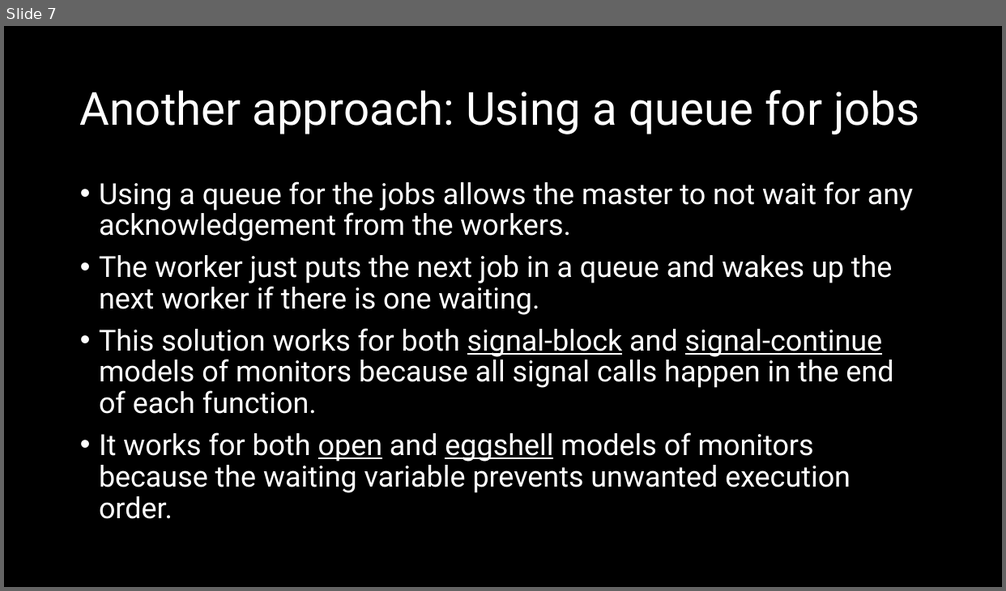
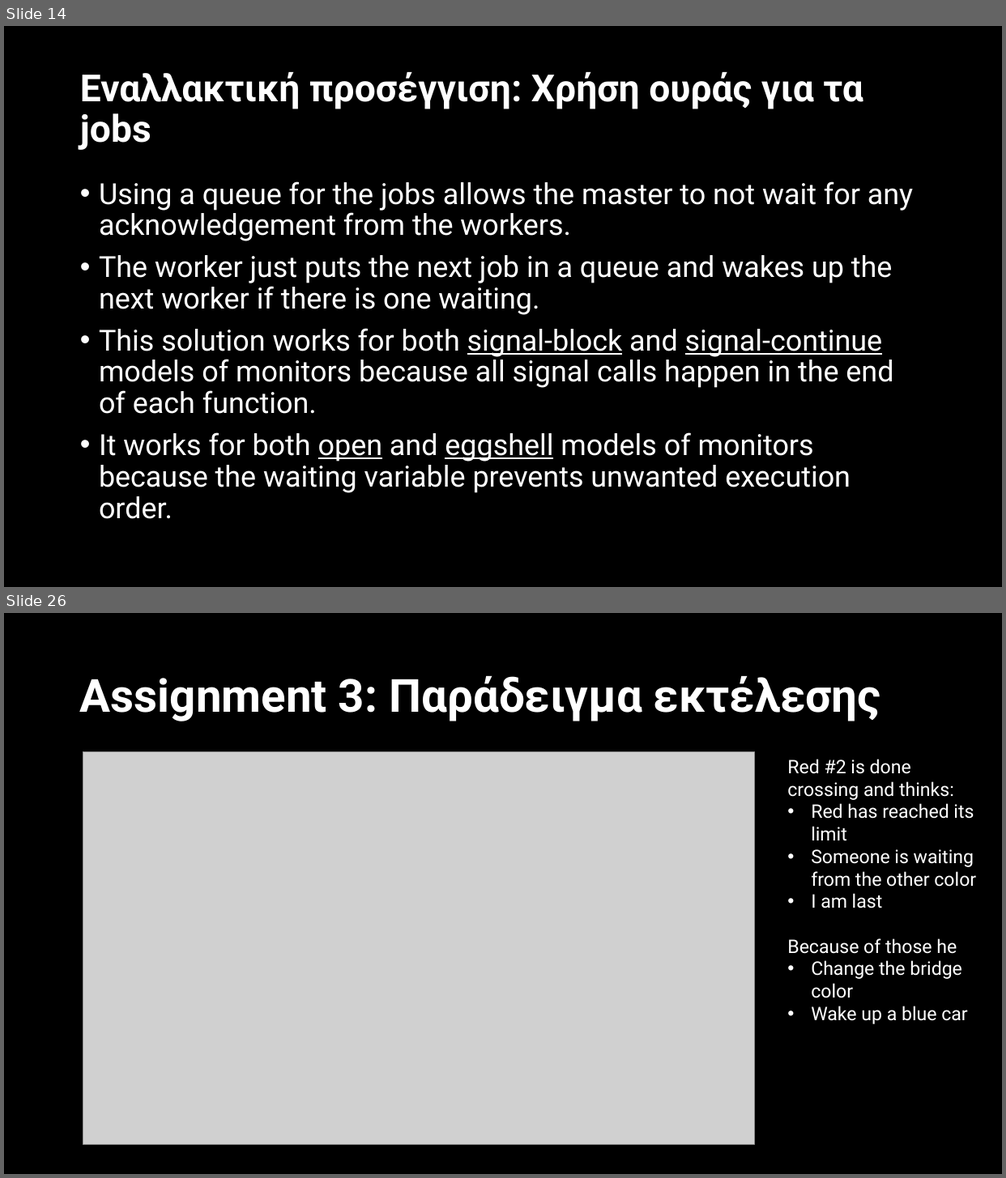
Before and after one commit to ACrispyCookie/ECE321-Concurrent-Programming, a slide deck: Project3/G9-3.pptx. Shown one above the other, each under a label of ours: slide 7 before the commit, slides 14 and 26 after it; the slides between them are not shown. The pictures are 1006x591 and 1006x1178 pixels, drawn with LibreOffice and Linux fonts; fonts in the diff are those of the drawing; grey boxes stand for pictures. Boxes give left, top, right and bottom in pixels: in the first picture for what was removed or moved away, otherwise in the second. Text is boxed around its words. In the diff, an @@ line names an element or a change of style, - is before the commit and + after.

```diff
--- a/Project3/G9-3.pptx
+++ b/Project3/G9-3.pptx
@@ slide 26 added at (x1=4, y1=613, x2=1002, y2=1174), background #000000 @@
@@ title added at (x1=80, y1=675, x2=881, y2=722), 44 pt, text #FFFFFF, bold @@
+Assignment 3: Παράδειγμα εκτέλεσης
@@ picture added at (x1=83, y1=752, x2=754, y2=1144) @@
@@ text added at (x1=787, y1=759, x2=976, y2=1024), 18 pt, text #FFFFFF @@
+Red #2 is done crossing and thinks:
+• Red has reached its limit
+• Someone is waiting from the other color
+• I am last
+Because of those he
+• Change the bridge color
+• Wake up a blue car
@@ what was slide 7 is now slide 14 @@
@@ slide 14 changed as well @@
@@ title at (x1=80, y1=72, x2=863, y2=150): text changed; size 44 to 36 pt; bold on @@
-Another approach: Using a queue for jobs
+Εναλλακτική προσέγγιση: Χρήση ουράς για τα jobs
```
Also in this commit, not shown: 4 other slides changed, 34 other slides added, 25 other files.
